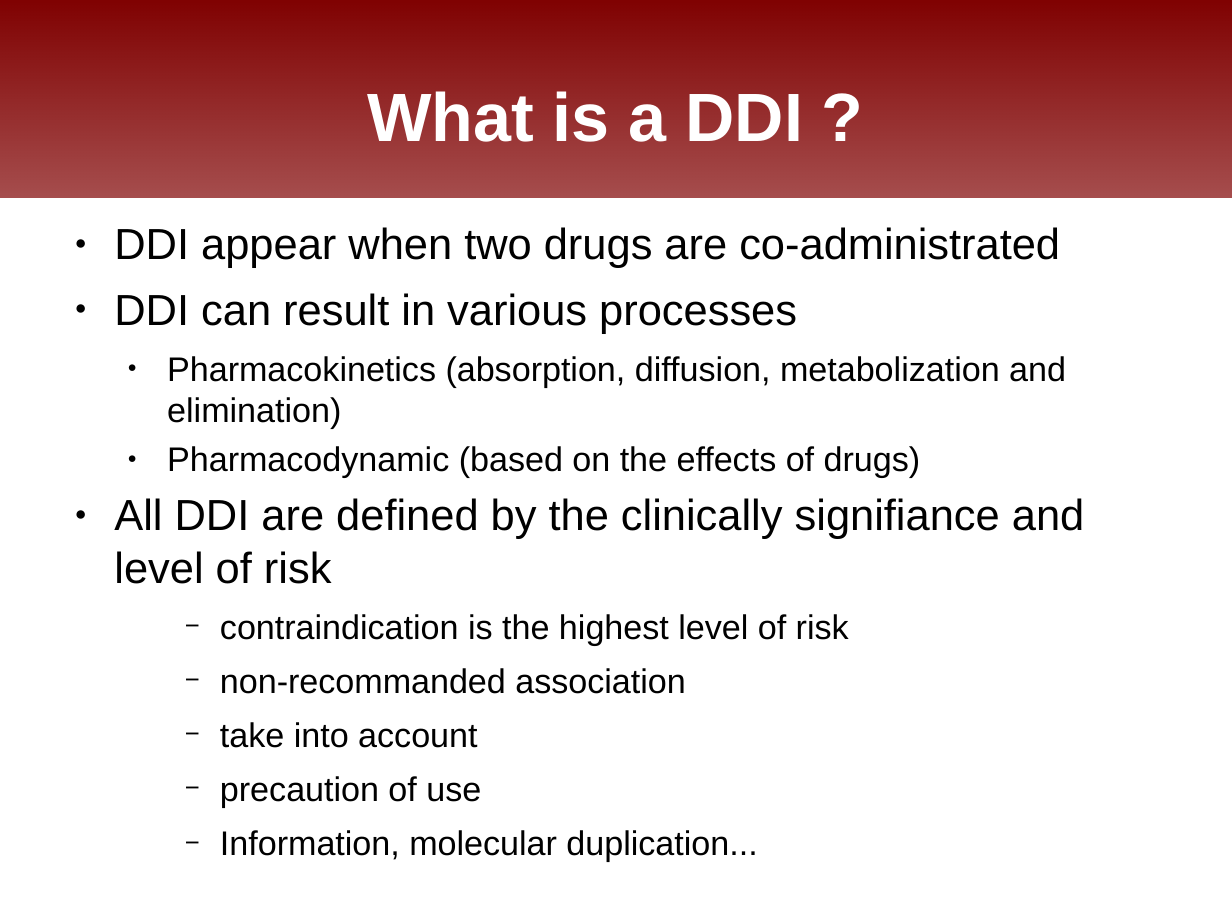
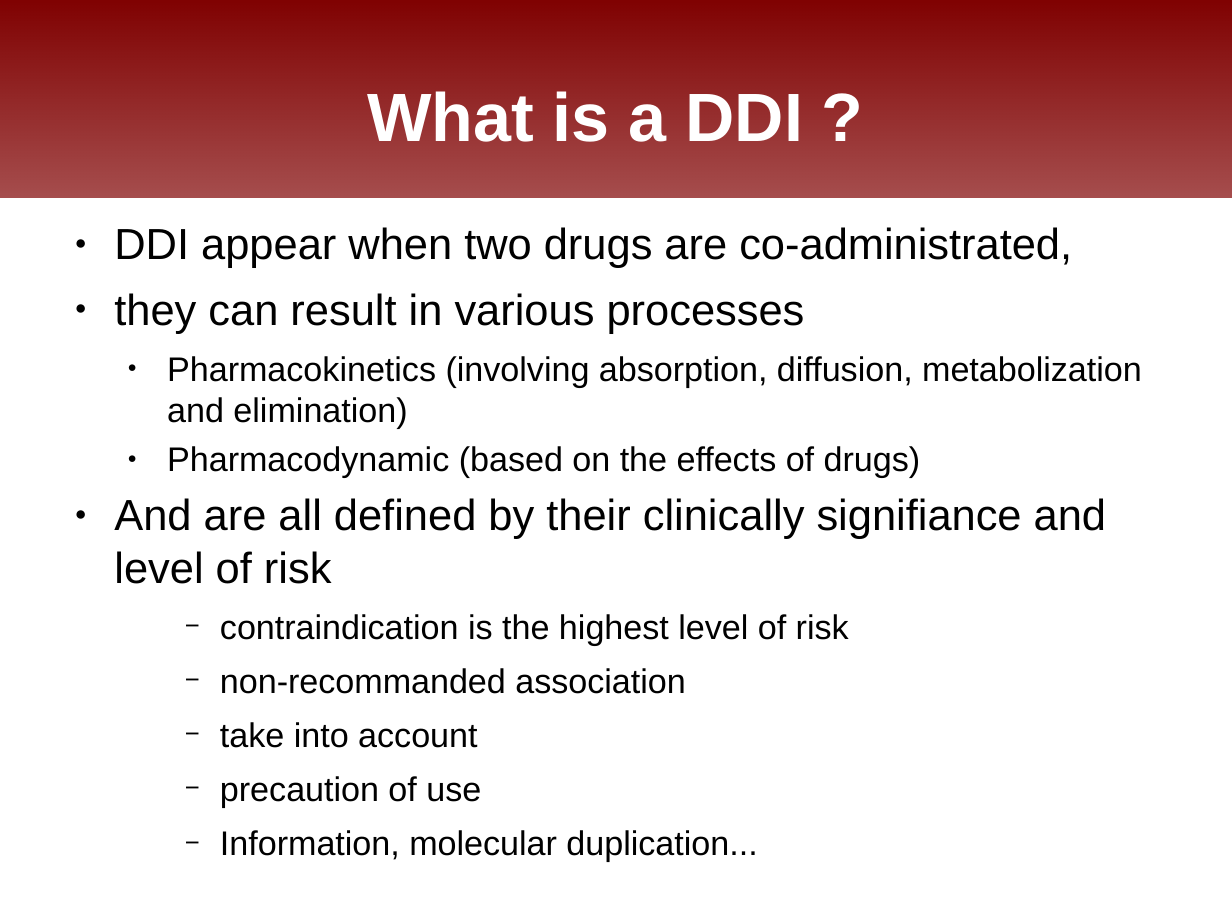
Before and after one commit to FreeHealth/freehealth, a slide deck: slide 5 of science/freemedforms_fosdem2011.odp. Drawn at 1232x924 pixels with LibreOffice and Linux fonts; fonts in the diff are those of the drawing; background and template pictures are left out. Boxes give left, top, right and bottom in pixels: in the first picture for what was removed or moved away, otherwise in the second. Text is boxed around its words. In the diff, an @@ line names an element or a change of style, - is before the commit and + after.

```diff
--- a/science/freemedforms_fosdem2011.odp
+++ b/science/freemedforms_fosdem2011.odp
@@ text at [114, 227, 1142, 428]: text changed; size 28 to 22 pt @@
-● DDI appear when two drugs are co-administrated
-● DDI can result in various processes
-  ● Pharmacokinetics (absorption, diffusion, metabolization and elimination)
+● DDI appear when two drugs are co-administrated,
+● they can result in various processes
+  ● Pharmacokinetics (involving absorption, diffusion, metabolization and elimination)
@@ text at [114, 498, 1106, 584]: text changed @@
-● All DDI are defined by the clinically signifiance and level of risk
+● And are all defined by their clinically signifiance and level of risk
```
Also in this commit, not shown: 5 other slides changed, 2 slides removed.
